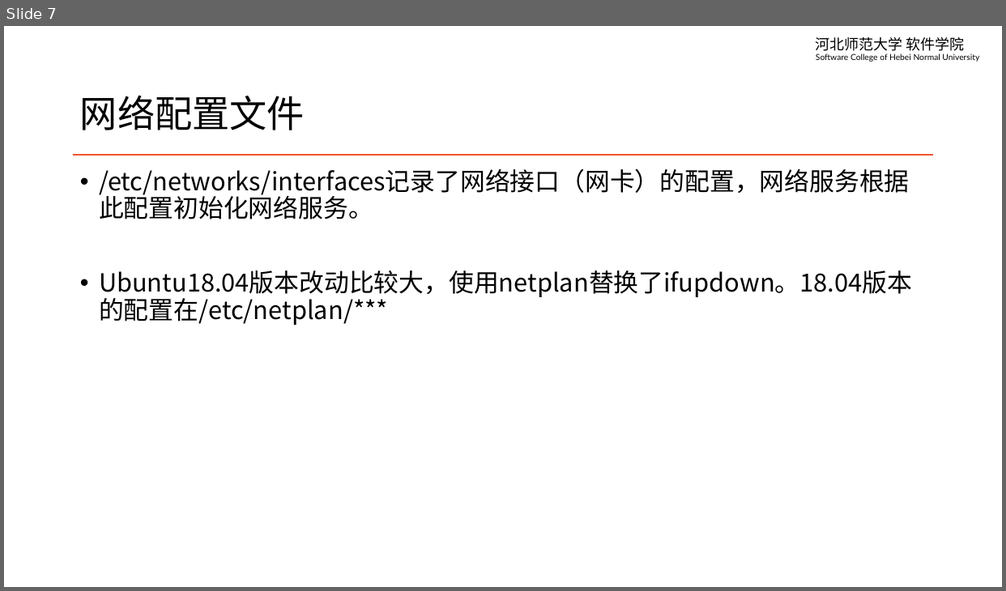
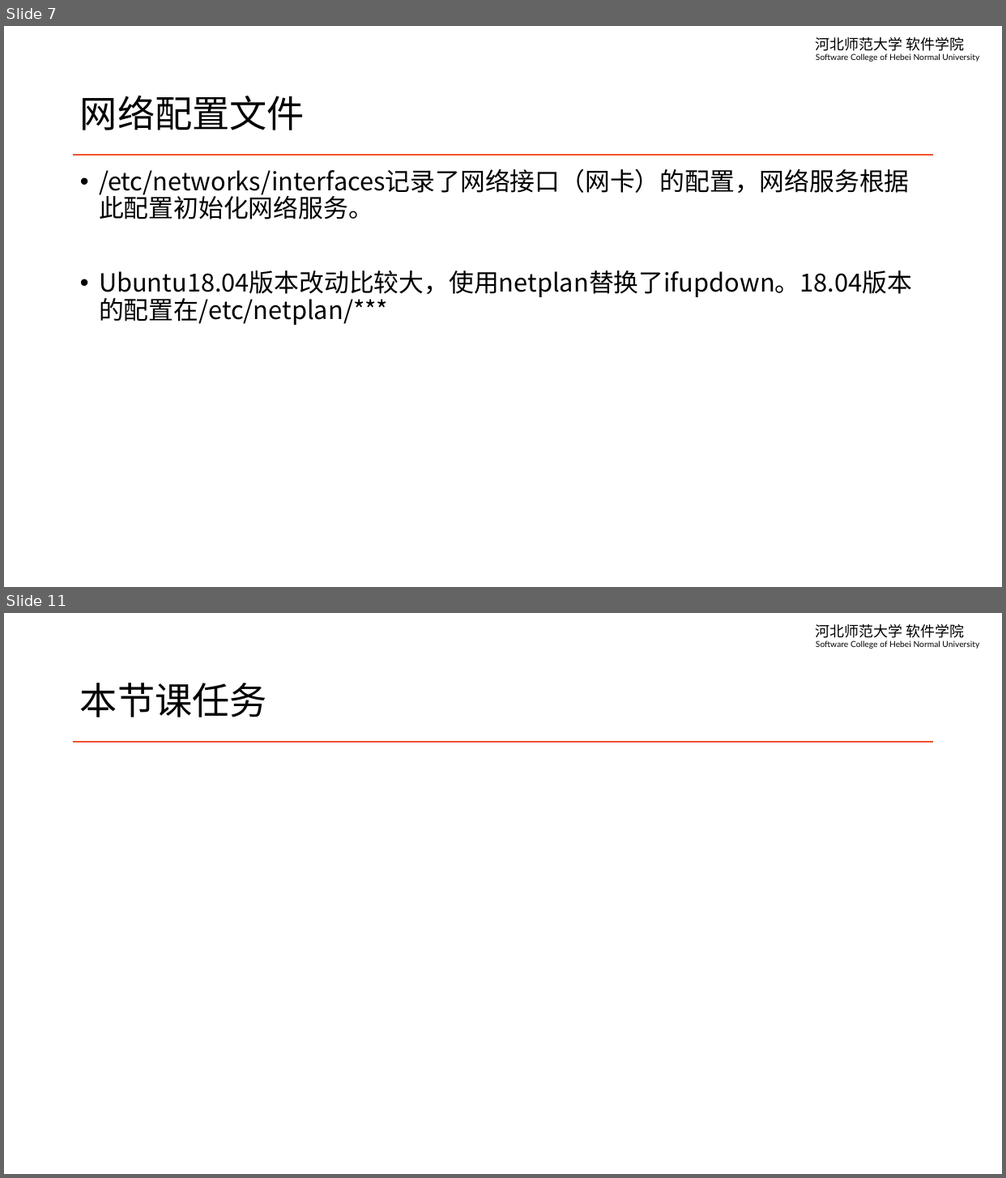
Before and after one commit to edu2act/course-linux-system, a slide deck: materials/slides/ch10-network.pptx. Shown one above the other, each under a label of ours: slide 7 before the commit, slides 7 and 11 after it; the slides between them are not shown. The pictures are 1006x591 and 1006x1178 pixels, drawn with LibreOffice and Linux fonts; fonts in the diff are those of the drawing. Boxes give left, top, right and bottom in pixels: in the first picture for what was removed or moved away, otherwise in the second. Text is boxed around its words. In the diff, an @@ line names an element or a change of style, - is before the commit and + after.

```diff
--- a/materials/slides/ch10-network.pptx
+++ b/materials/slides/ch10-network.pptx
@@ slide 11 added at box(4, 613, 1002, 1174), background #FFFFFF; not listed: 2 template elements that a slide beside it also shows @@
@@ title added at box(80, 683, 267, 717), 36 pt, text #000000 @@
+本节课任务
```
Also in this commit, not shown: 3 other slides added.
